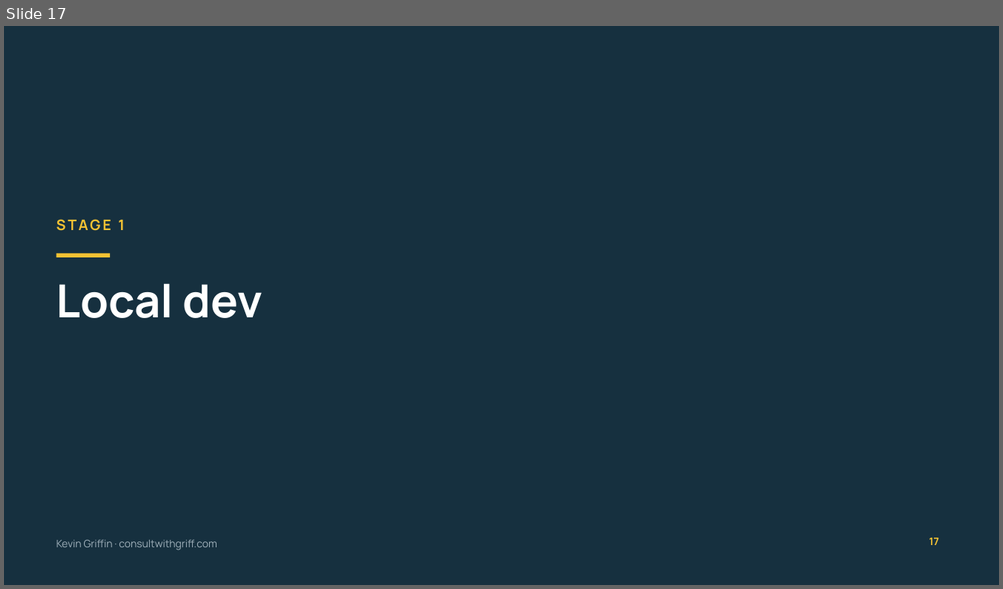
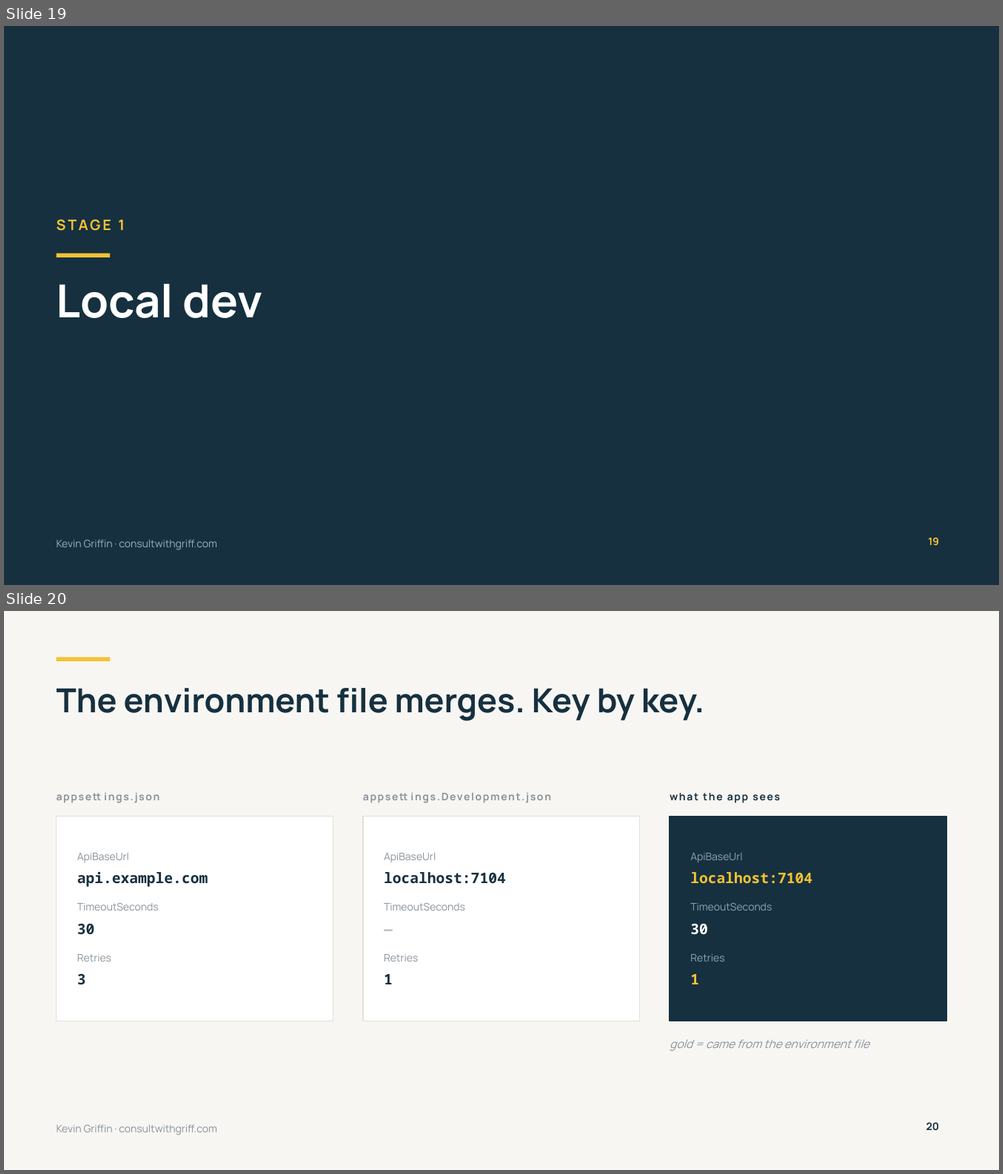
Before and after one commit to 1kevgriff/modern-dotnet-configuration, a slide deck: slides/modern-dotnet-configuration.pptx. Shown one above the other, each under a label of ours: slide 17 before the commit, slides 19 and 20 after it. The pictures are 1003x589 and 1003x1174 pixels, drawn with LibreOffice and Linux fonts; fonts in the diff are those of the drawing. Boxes give left, top, right and bottom in pixels: in the first picture for what was removed or moved away, otherwise in the second. Text is boxed around its words. In the diff, an @@ line names an element or a change of style, - is before the commit and + after.

```diff
--- a/slides/modern-dotnet-configuration.pptx
+++ b/slides/modern-dotnet-configuration.pptx
@@ slide 20 added at <box>4,611,999,1170</box>, background #F7F6F3 @@
@@ rectangle added at <box>57,658,110,662</box>, fill #F4C233 @@
@@ title added at <box>57,688,704,721</box>, 32 pt, text #16303F, bold @@
+The environment file merges. Key by key.
@@ text added at <box>57,785,333,809</box>, 10 pt, text #8A9299, bold @@
+appsettings.json
@@ text added at <box>363,785,640,809</box>, 10 pt, text #8A9299, bold @@
+appsettings.Development.json
@@ text added at <box>669,793,780,803</box>, 10 pt, text #16303F, bold @@
+what the app sees
@@ rectangle added at <box>57,816,333,1022</box>, fill #FFFFFF, outline #E4E0D8 1 pt @@
@@ rectangle added at <box>363,816,640,1022</box>, fill #FFFFFF, outline #E4E0D8 1 pt @@
@@ rectangle added at <box>669,816,946,1022</box>, fill #16303F, outline #16303F 1 pt @@
@@ text added at <box>77,853,129,863</box>, 10 pt, text #8A9299 @@
+ApiBaseUrl
@@ text added at <box>384,853,435,863</box>, 10 pt, text #8A9299 @@
+ApiBaseUrl
@@ text added at <box>690,853,742,863</box>, 10 pt, text #8FA6B2 @@
+ApiBaseUrl
@@ text added at <box>77,872,208,887</box>, 14 pt, text #16303F, bold @@
+api.example.com
@@ text added at <box>384,872,506,884</box>, 14 pt, text #16303F, bold @@
+localhost:7104
@@ text added at <box>690,872,812,883</box>, 14 pt, text #F4C233, bold @@
+localhost:7104
@@ text added at <box>77,903,159,911</box>, 10 pt, text #8A9299 @@
+TimeoutSeconds
@@ text added at <box>384,903,465,911</box>, 10 pt, text #8A9299 @@
+TimeoutSeconds
@@ text added at <box>384,916,619,942</box>, 14 pt, text #B9C2C7, bold @@
+—
@@ text added at <box>690,903,771,911</box>, 10 pt, text #8FA6B2 @@
+TimeoutSeconds
@@ text added at <box>77,923,95,935</box>, 14 pt, text #16303F, bold @@
+30
@@ text added at <box>690,924,708,935</box>, 14 pt, text #FFFFFF, bold @@
+30
@@ text added at <box>77,954,111,962</box>, 10 pt, text #8A9299 @@
+Retries
@@ text added at <box>384,954,418,962</box>, 10 pt, text #8A9299 @@
+Retries
@@ text added at <box>690,954,724,962</box>, 10 pt, text #8FA6B2 @@
+Retries
@@ text added at <box>77,974,86,985</box>, 14 pt, text #16303F, bold @@
+3
@@ text added at <box>384,974,392,985</box>, 14 pt, text #16303F, bold @@
+1
@@ text added at <box>690,974,699,985</box>, 14 pt, text #F4C233, bold @@
+1
@@ text added at <box>669,1040,869,1051</box>, 11 pt, text #8A9299, italic @@
+gold = came from the environment file
@@ text added at <box>57,1125,217,1136</box>, 10 pt, text #8A9299 @@
+Kevin Griffin · consultwithgriff.com
@@ page number added at <box>926,1122,939,1130</box>, 10 pt, text #16303F, bold @@
+20
@@ what was slide 17 is now slide 19 @@
@@ page number at <box>928,537,939,545</box>: text changed @@
-17
+19
```
Also in this commit, not shown: 4 other slides added, 2 slides removed, 1 other file.
